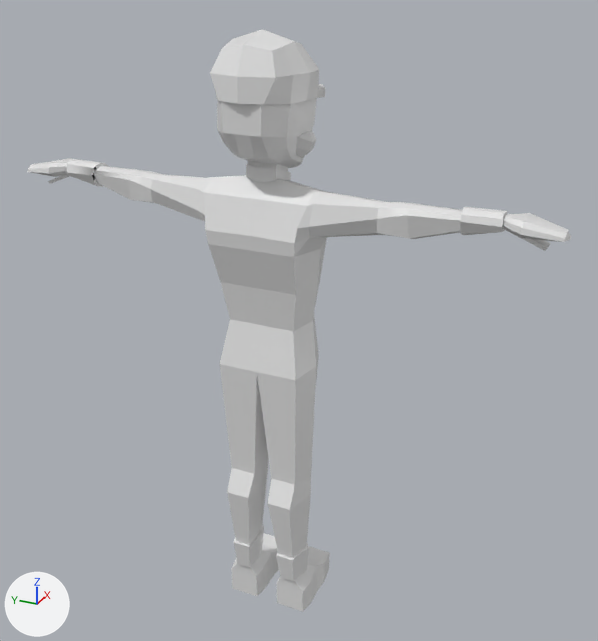
An edit to the Blender file guard.blend, drawn before and after from the same camera.
One viewpoint serves both versions: a 50 mm lens placed at (-4.029, -1.979, 4.016), pointed at (0.096, -0.123, 1.954). Every picture has the same lights, and +X, +Y and +Z are marked at lower left.

Before the edit, the objects in view are built like this:
```python
mat_material_002 = principled_material('Material.002')
mat_material_002.base_color = (0.8, 0.8, 0.8)  # white #e7e7e7
mat_material_002.roughness = 0.4
me_cube_005 = bpy.data.meshes.new('Cube.005')
me_cube_005.from_pydata(...)  # 893 vertices, 844 faces; spans x -0.32..0.41, y -1.6..1.6, z -3.19..0.44
me_cube_005.materials.append(mat_material_002)  # white #e7e7e7
ob_cube = bpy.data.objects.new('Cube', me_cube_005)
ob_cube.location = (-0.077, -0.015, 3.176)
```
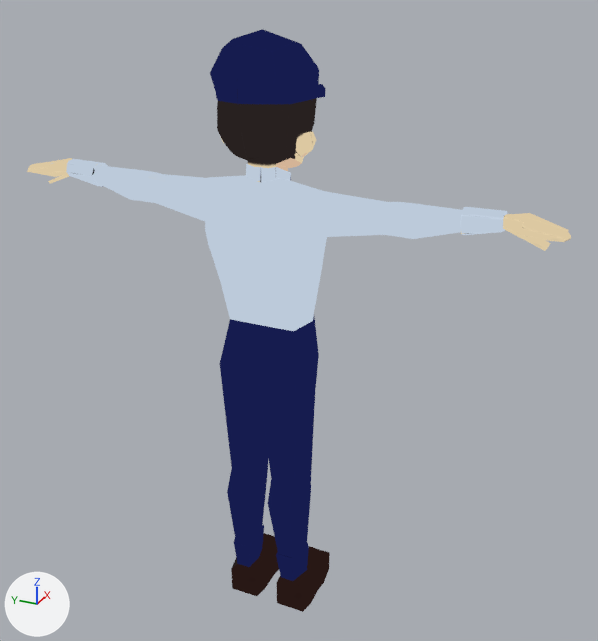
Location of each change, (x1, y1, x2, y2) in pixels of the pictures (598 x 641 px):
'Cube', surface changed: (27, 29, 571, 612) in both

Edits to the bpy script that builds the scene:
```text
Add img_allcolor_png:
    img_allcolor_png = load_image('allcolor.png', 'allcolor.png', 2048, 2048, 'sRGB')
Change mat_material_002:
    remove mat_material_002.base_color = (0.8, 0.8, 0.8)  # white #e7e7e7
    mat_material_002.roughness: 0.4 -> 0.5
    mat_material_002: principled_material('Material.002') -> emission_material('Material.002')
    add mat_material_002.texture = img_allcolor_png
```
